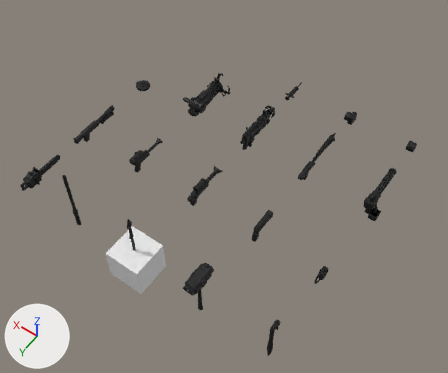
One commit to the Blender file assets/weapons/comic_weapons.blend: the scene before it, then after it.
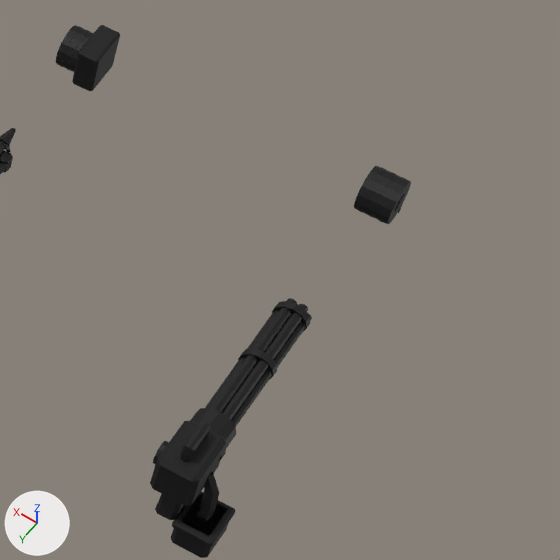
The first picture shows the older version from a 50 mm lens placed at (-13.1, 10.8, 27.0), pointed at (-0.4, -7.0, -0.9). The close-ups show the older and then the newer version on the part from 74% to 100% of the width and 28% to 59% of the height of that picture. Only the edits that show in the close-ups are written down. Every picture has the same lights, and +X, +Y and +Z are marked at lower left.

Script lines for the objects in view, before the commit:
```python
me_bandage = bpy.data.meshes.new('Bandage')
me_bandage.from_pydata(...)  # 504 vertices, 320 faces; spans x -0.238..0.244, y -0.346..0.288, z -0.351..0.408
me_bandage.materials.append(mat_weaponvertexcolor)
me_cast = bpy.data.meshes.new('Cast')
me_cast.from_pydata(...)  # 720 vertices, 536 faces; spans x -0.291..0.282, y -0.363..0.305, z -0.523..0.436
me_cast.materials.append(mat_weaponvertexcolor)
me_minigun = bpy.data.meshes.new('Minigun')
me_minigun.from_pydata(...)  # 1184 vertices, 936 faces; spans x -0.62..0.33, y -2.58..0.5, z -0.63..0.83
me_minigun.materials.append(mat_weaponvertexcolor)
ob_bandage = bpy.data.objects.new('Bandage', me_bandage)
ob_bandage.location = (-8.0, -15.0, 0.0)
ob_cast = bpy.data.objects.new('Cast', me_cast)
ob_cast.location = (-4.0, -15.0, 0.0)
ob_minigun = bpy.data.objects.new('Minigun', me_minigun)
ob_minigun.location = (-8.0, -10.0, 0.0)
```
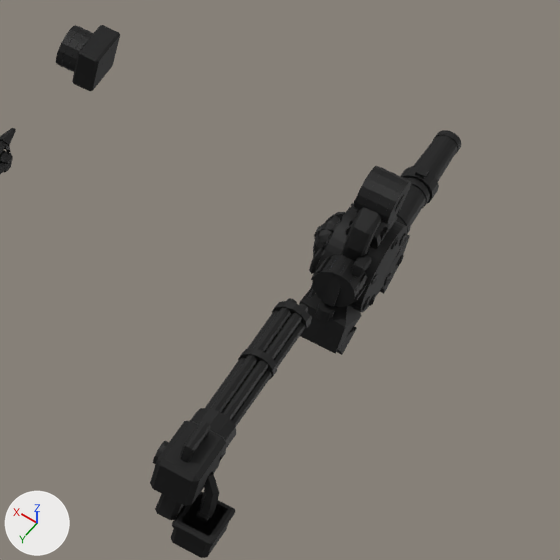
Pixel boxes (x1, y1, x2, y2) of what changed, in the close-ups (560 x 560 px):
'LeafBlower', added: after (299, 130, 461, 355)

What changed in the scene script:
```text
Add me_leafblower:
    me_leafblower.from_pydata(...)  # 4126 vertices, 3964 faces; spans x -0.36..0.6, y -2.82..0.99, z -1.86..0.16
    me_leafblower.materials.append(mat_weaponvertexcolor)
Add ob_leafblower:
    ob_leafblower = bpy.data.objects.new('LeafBlower', me_leafblower)
    ob_leafblower.location = (-8.0, -15.0, 0.0)
```
